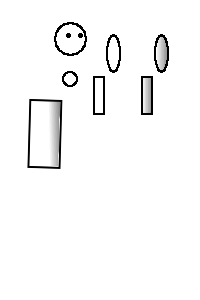
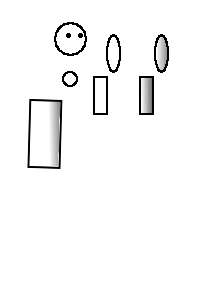
The second 200×300 image is a revision of the first. Changes to its layers:
added layer "Layer 5(pasted)" above "Layer 1" over [103, 76, 154, 115]
painted on "Layer 1" over [103, 76, 154, 115]
